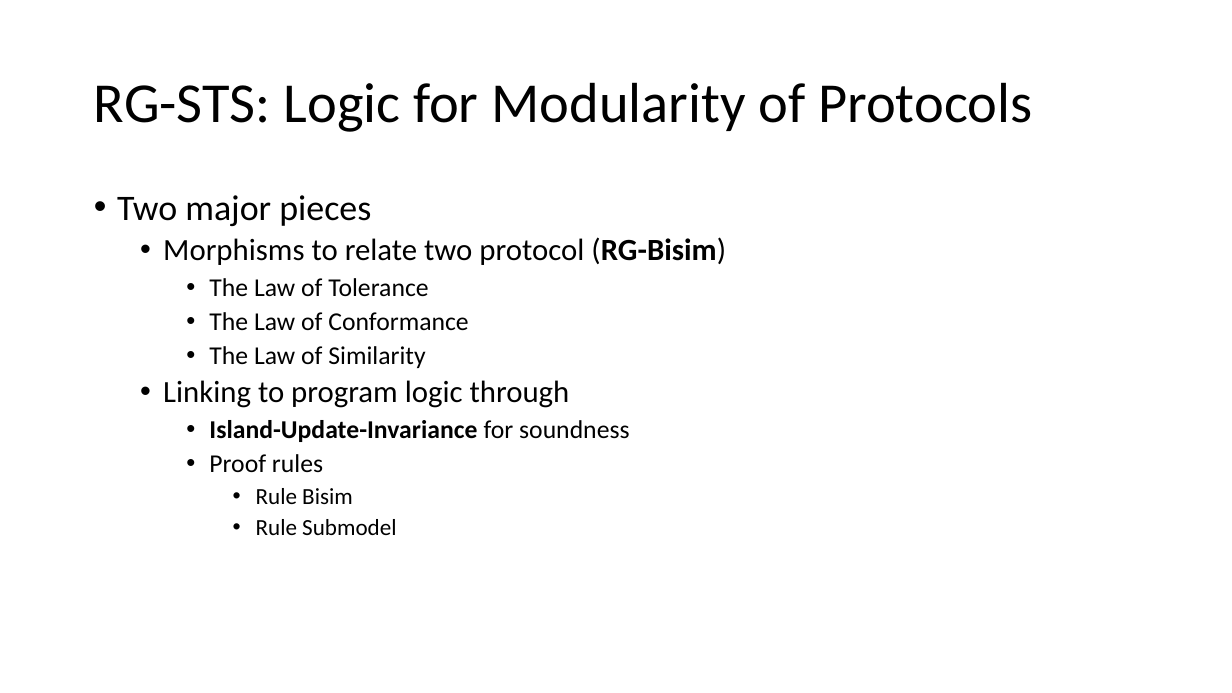
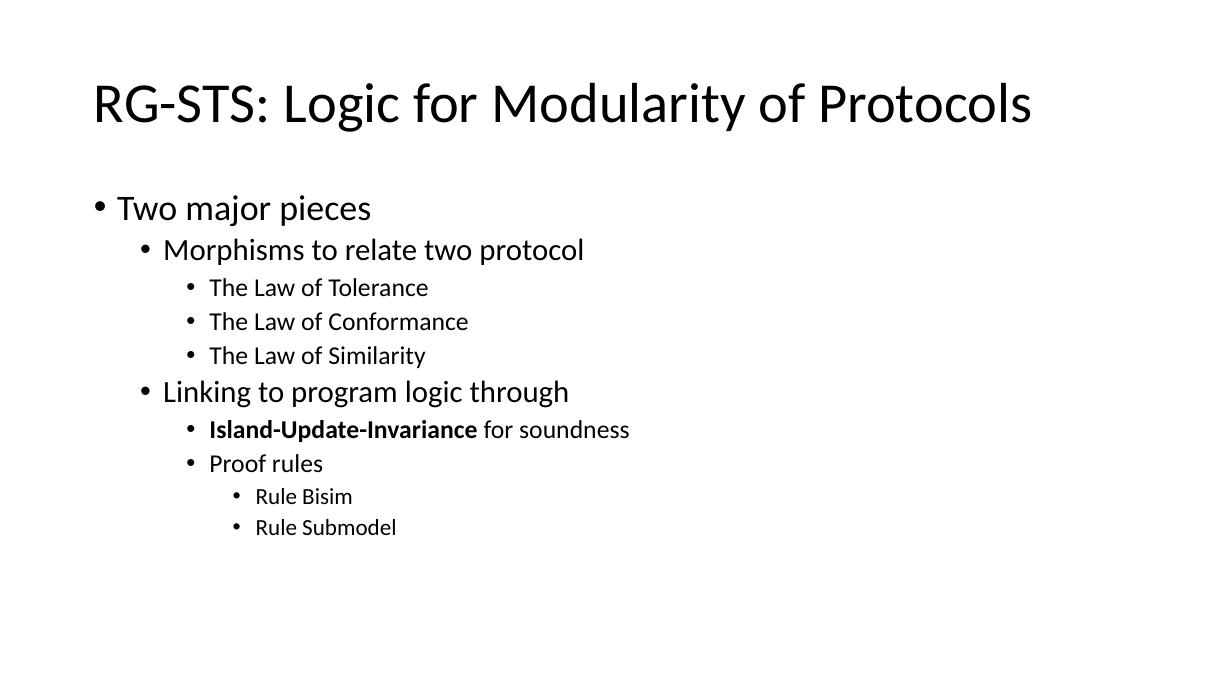
Before and after one commit to Contingent-Systems/modal_abstractions_presentations, a slide deck: slide 38 of thesis_proposal/proposal.pptx (slide 37 before the commit). Drawn at 1232x693 pixels with LibreOffice and Linux fonts; fonts in the diff are those of the drawing. Boxes give left, top, right and bottom in pixels: in the first picture for what was removed or moved away, otherwise in the second. Text is boxed around its words. In the diff, an @@ line names an element or a change of style, - is before the commit and + after.

```diff
--- a/thesis_proposal/proposal.pptx
+++ b/thesis_proposal/proposal.pptx
@@ text at (x1=163, y1=238, x2=584, y2=265): text changed @@
-  • Morphisms to relate two protocol (RG-Bisim)
+  • Morphisms to relate two protocol
```
Also in this commit, not shown: 9 other slides changed, 1 slide added.
